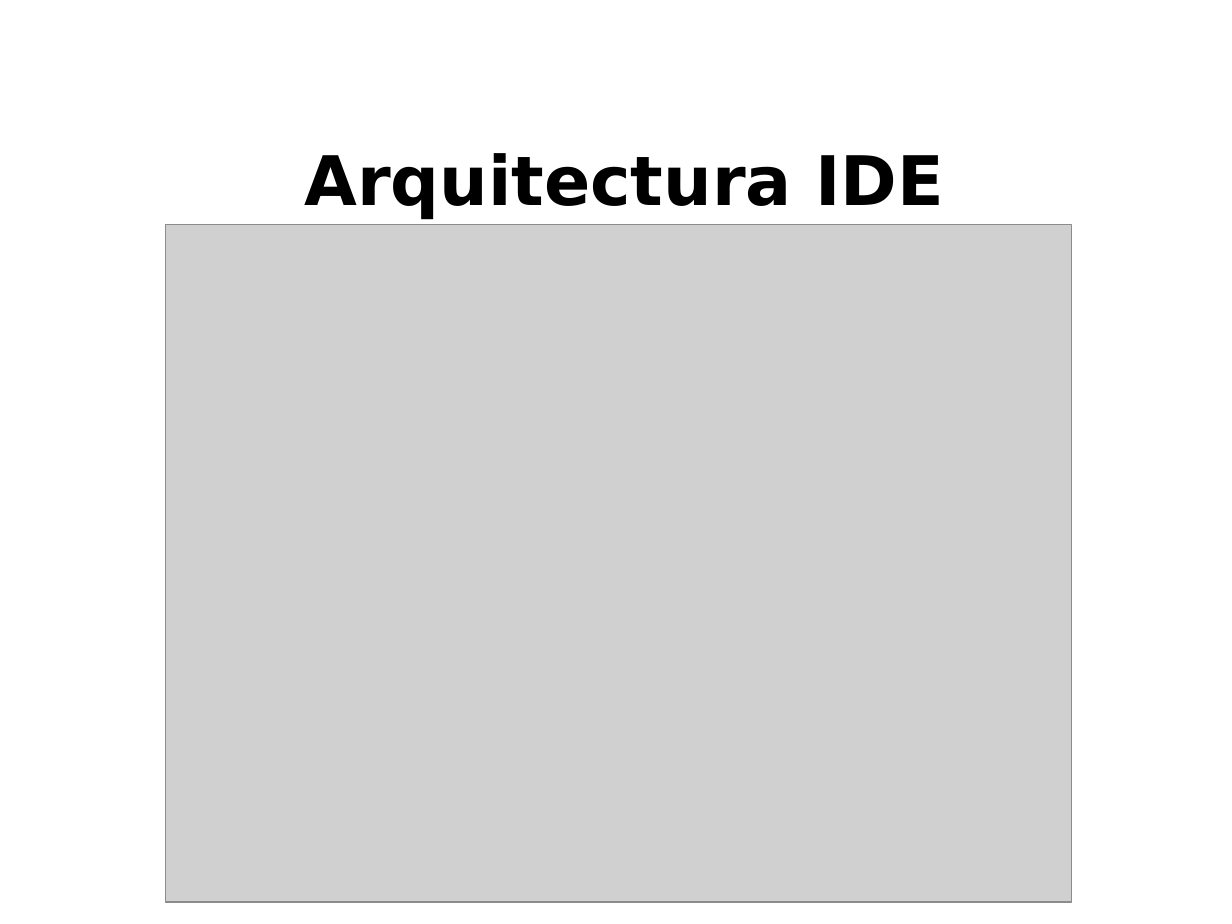
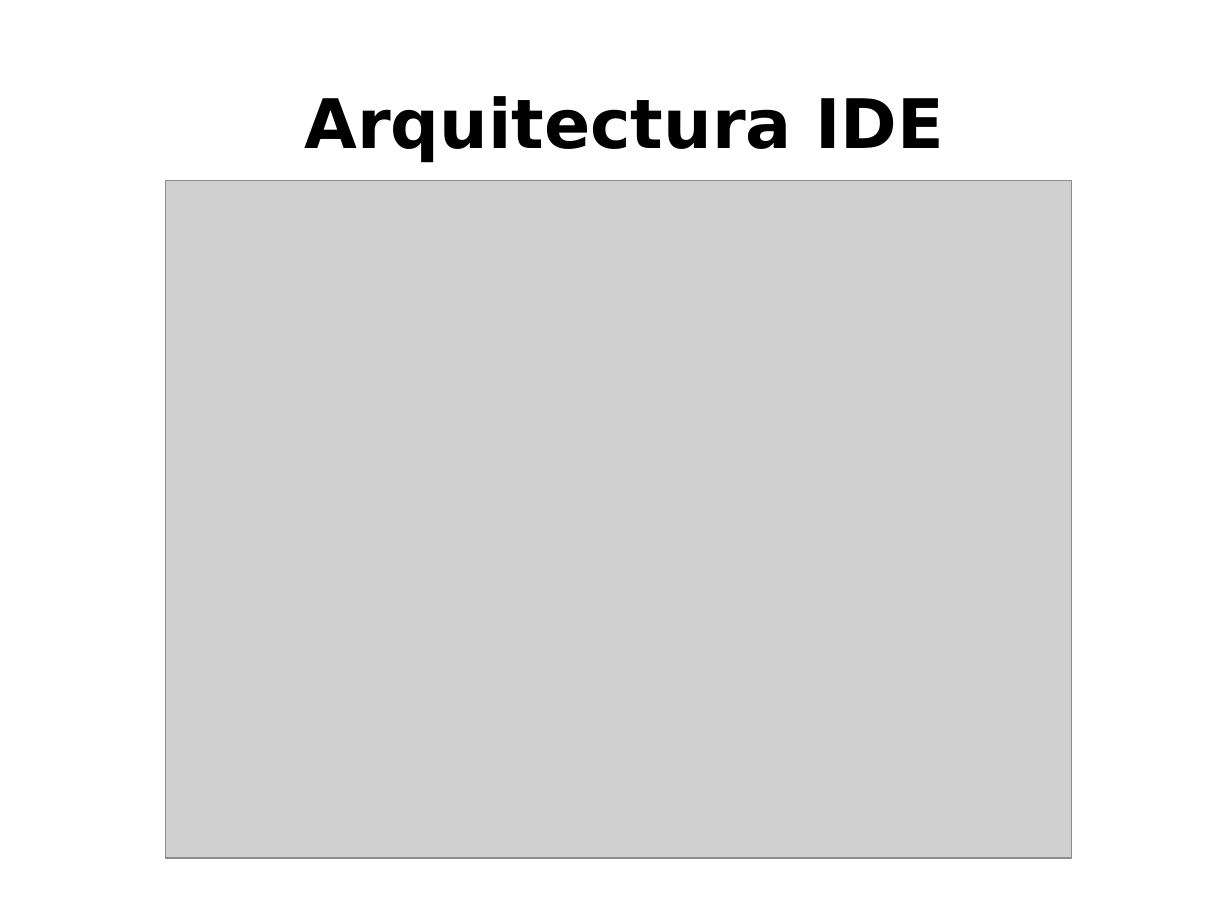
Before and after one commit to ernesto-g/tpfinalcese, a slide deck: slide 23 of presentacion/presentacion_v1.odp. Drawn at 1232x924 pixels with LibreOffice and Linux fonts; fonts in the diff are those of the drawing; grey boxes stand for pictures; background and template pictures are left out. Boxes give left, top, right and bottom in pixels: in the first picture for what was removed or moved away, otherwise in the second. Text is boxed around its words. In the diff, an @@ line names an element or a change of style, - is before the commit and + after.

```diff
--- a/presentacion/presentacion_v1.odp
+++ b/presentacion/presentacion_v1.odp
@@ title "Arquitectura IDE": place and size @@
-title "Arquitectura IDE" at box(304, 153, 945, 219)
+title "Arquitectura IDE" at box(304, 96, 945, 162)
@@ picture: place and size @@
-picture at box(165, 225, 1071, 902)
+picture at box(165, 180, 1071, 857)
```
Also in this commit, not shown: 12 other slides changed, 2 slides added, 1 slide removed, 7 other files.
